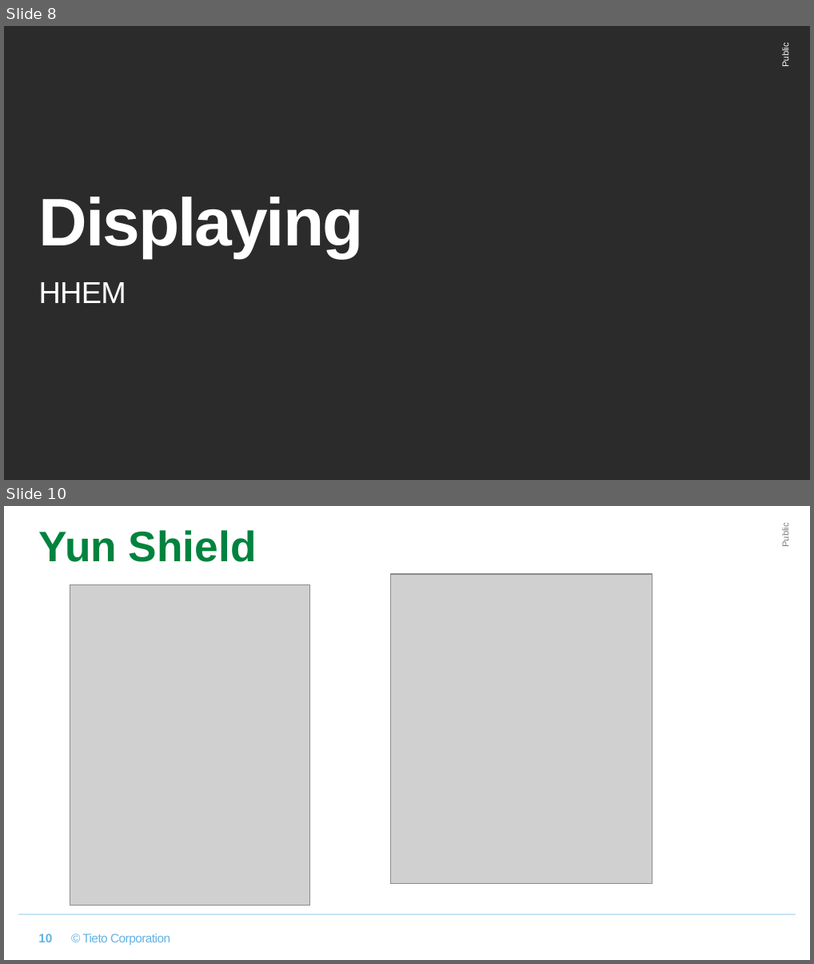
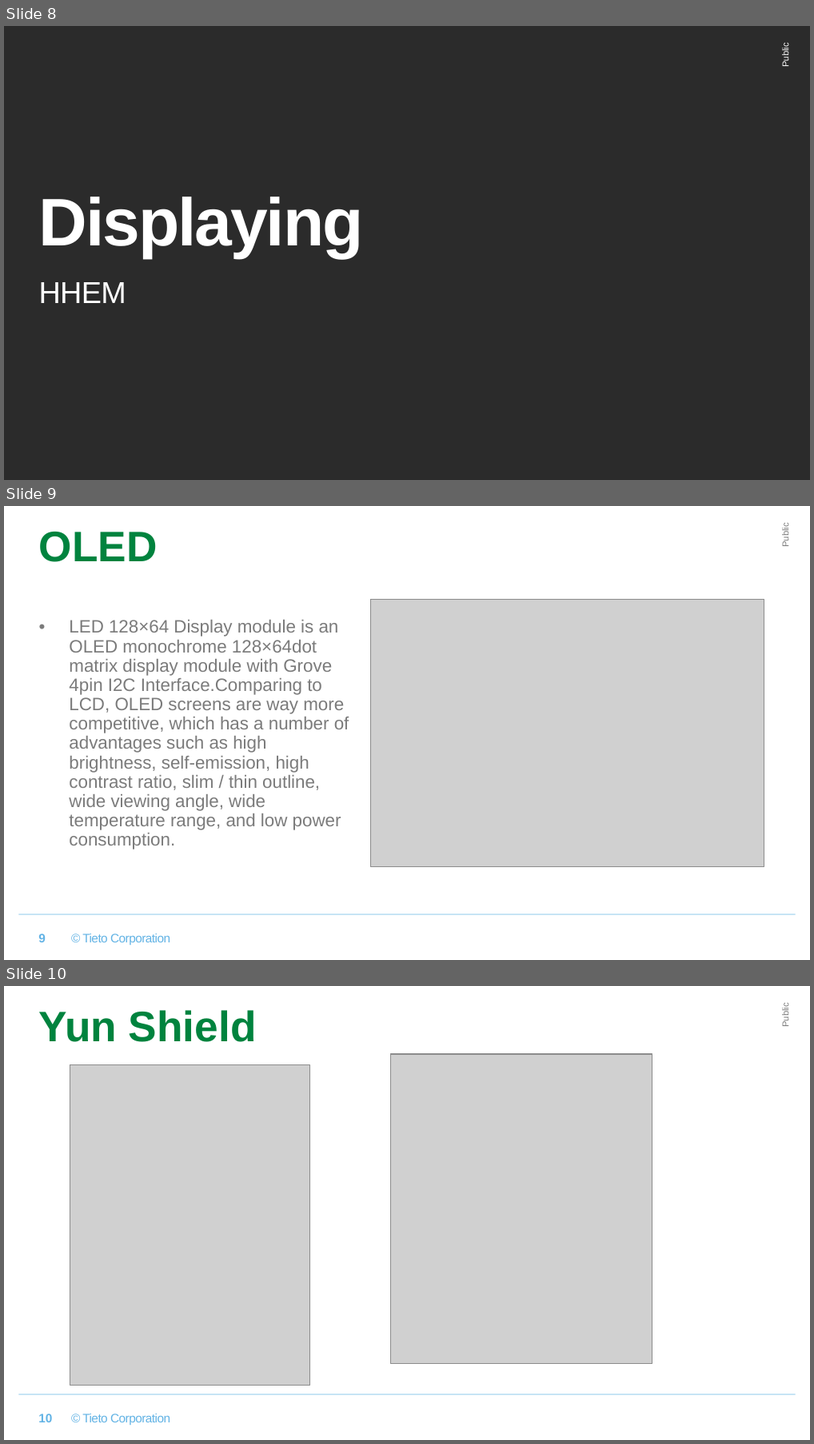
Before and after one commit to xpanhhu/hand-held_environment_monitor, a slide deck: hand-held_environment_monitor_Template.pptx. Shown one above the other, each under a label of ours: slides 8 and 10 before the commit, slides 8, 9 and 10 after it; the slides between them are not shown. The pictures are 814x964 and 814x1444 pixels, drawn with LibreOffice and Linux fonts; fonts in the diff are those of the drawing; grey boxes stand for pictures; background and template pictures are left out; a plain dark background stands for a picture behind light text. Boxes give left, top, right and bottom in pixels: in the first picture for what was removed or moved away, otherwise in the second. Text is boxed around its words. In the diff, an @@ line names an element or a change of style, - is before the commit and + after.

Commit message:
update ppt

```diff
--- a/hand-held_environment_monitor_Template.pptx
+++ b/hand-held_environment_monitor_Template.pptx
@@ slide 9 added at <box>4,506,810,960</box>, background #FFFFFF; not listed: 3 template elements that a slide beside it also shows @@
@@ title added at <box>39,532,158,562</box>, 38 pt, text #00833E, bold @@
+OLED
@@ picture added at <box>371,600,765,867</box> @@
@@ text added at <box>69,620,350,849</box>, 16 pt, text #7B7B7B @@
+• LED 128×64 Display module is an OLED monochrome 128×64dot matrix display module with Grove 4pin I2C Interface.Comparing to LCD, OLED screens are way more competitive, which has a number of advantages such as high brightness, self-emission, high contrast ratio, slim / thin outline, wide viewing angle, wide temperature range, and low power consumption.
@@ page number added at <box>38,933,46,942</box>, 11 pt, text #62B3E5, bold @@
+9
```
Also in this commit, not shown: 2 slides changed, 1 slide removed.
